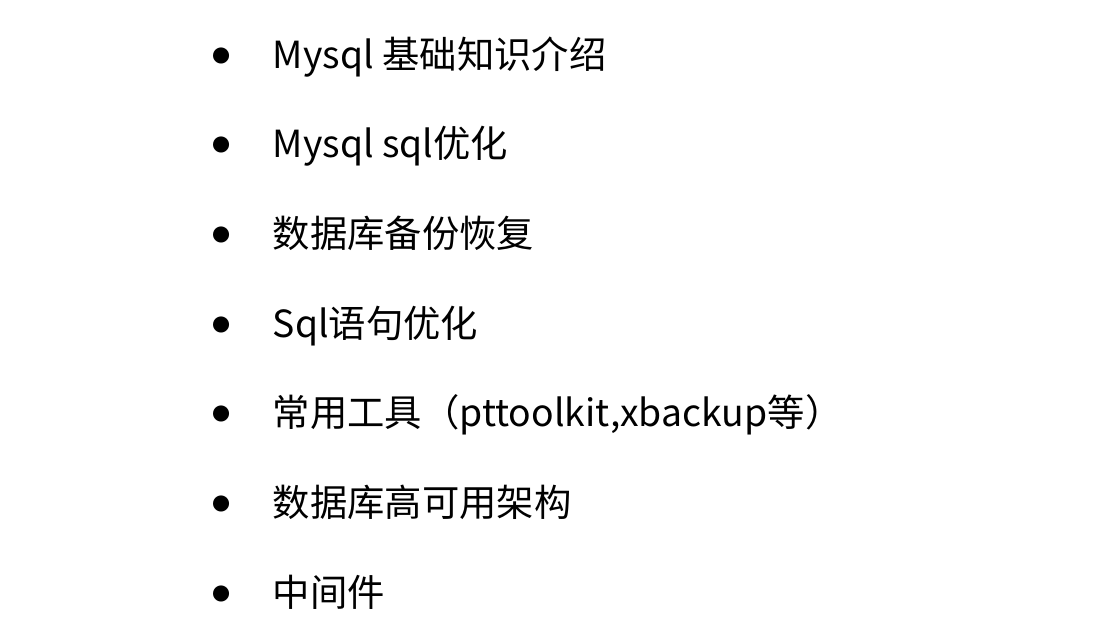
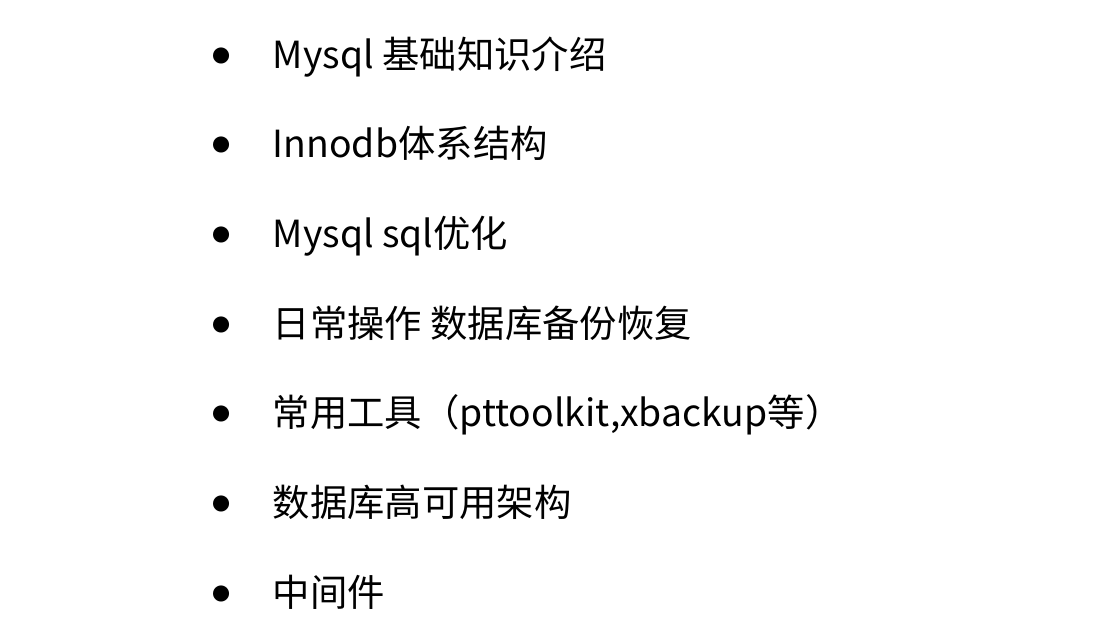
Before and after one commit to ronghuaihai/sharefiles, a slide deck: slide 2 of 数据库演示.pptx. Drawn at 1120x630 pixels with LibreOffice and Linux fonts; fonts in the diff are those of the drawing; background and template pictures are left out. Boxes give left, top, right and bottom in pixels: in the first picture for what was removed or moved away, otherwise in the second. Text is boxed around its words. In the diff, an @@ line names an element or a change of style, - is before the commit and + after.

```diff
--- a/数据库演示.pptx
+++ b/数据库演示.pptx
@@ text at bbox=[273, 125, 548, 160]: paragraph added @@
+● Innodb体系结构
@@ text at bbox=[273, 305, 692, 340]: text changed @@
-● 数据库备份恢复
-● Sql语句优化
+● 日常操作 数据库备份恢复
```
Also in this commit, not shown: 11 other slides changed, 6 slides added, 3 slides removed, 2 other files.
